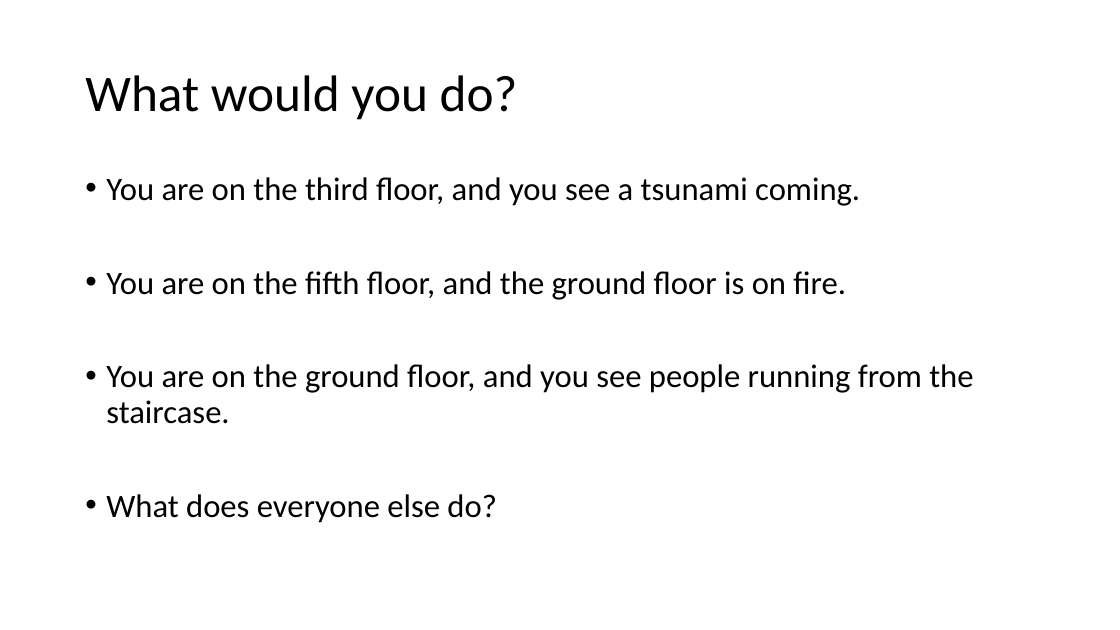
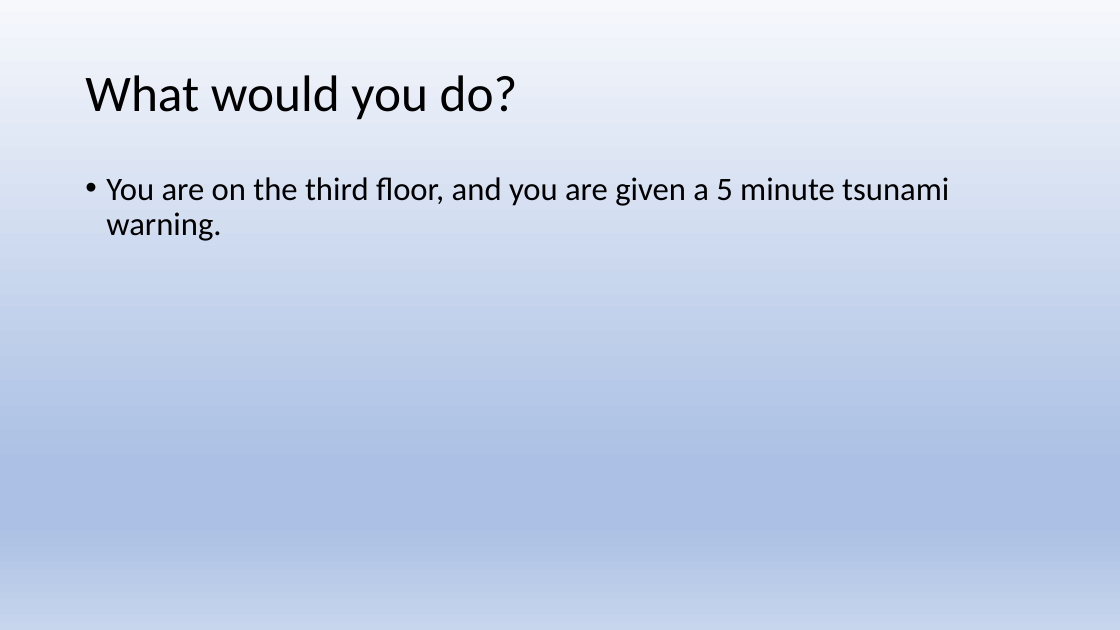
Before and after one commit to AlastairShipman1/HydraulicModel, a slide deck: slide 5 of Documents/Lecture outlines/Lecture 4/Lecture 4 Emergencies.pptx (slide 4 before the commit). Drawn at 1120x630 pixels with LibreOffice and Linux fonts; fonts in the diff are those of the drawing. Boxes give left, top, right and bottom in pixels: in the first picture for what was removed or moved away, otherwise in the second. Text is boxed around its words. In the diff, an @@ line names an element or a change of style, - is before the commit and + after.

```diff
--- a/Documents/Lecture outlines/Lecture 4/Lecture 4 Emergencies.pptx
+++ b/Documents/Lecture outlines/Lecture 4/Lecture 4 Emergencies.pptx
@@ background #FFFFFF to gradient #F6F8FC to #ABC0E4 to #C7D5ED @@
@@ text at (106, 177, 949, 241): text changed @@
-• You are on the third floor, and you see a tsunami coming.
-• You are on the fifth floor, and the ground floor is on fire.
-• You are on the ground floor, and you see people running from the staircase.
-• What does everyone else do?
+• You are on the third floor, and you are given a 5 minute tsunami warning.
```
Also in this commit, not shown: 5 other slides changed, 8 slides added, 12 other files.
